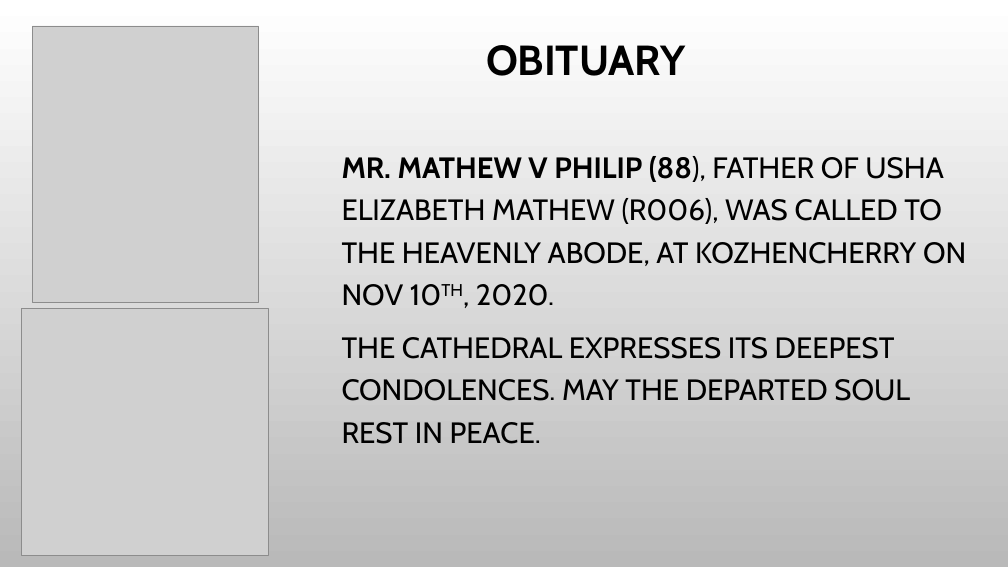
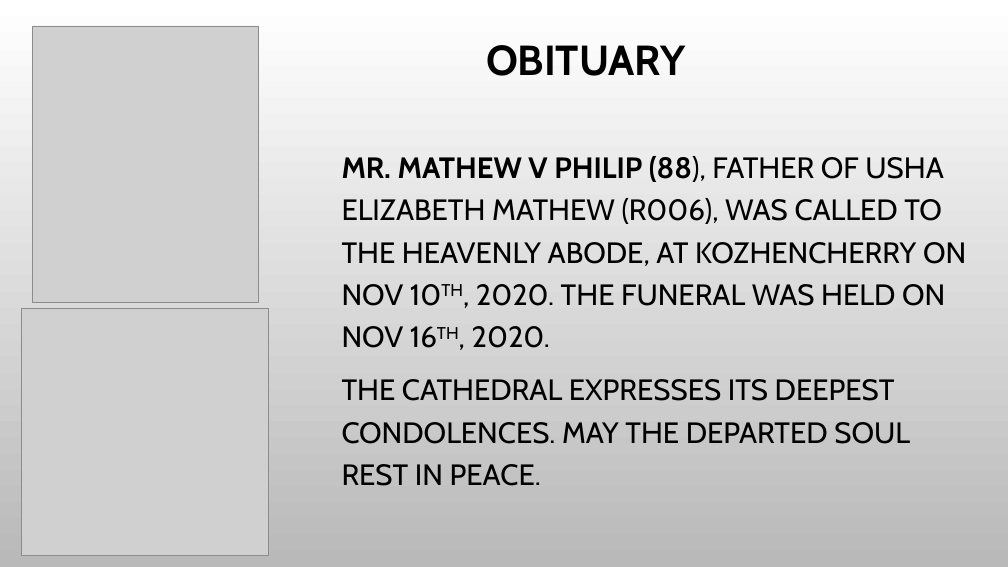
Before and after one commit to stoscsg/openlp-data, a slide deck: slide 2 of stosc_services/PPT/Obituary.pptx. Drawn at 1008x567 pixels with LibreOffice and Linux fonts; fonts in the diff are those of the drawing; grey boxes stand for pictures; background and template pictures are left out. Boxes give left, top, right and bottom in pixels: in the first picture for what was removed or moved away, otherwise in the second. Text is boxed around its words. In the diff, an @@ line names an element or a change of style, - is before the commit and + after.

Commit message:
Updates

```diff
--- a/stosc_services/PPT/Obituary.pptx
+++ b/stosc_services/PPT/Obituary.pptx
@@ text at <box>342,156,966,348</box>: text changed @@
-MR. MATHEW V PHILIP (88), FATHER OF USHA ELIZABETH MATHEW (R006), WAS CALLED TO THE HEAVENLY ABODE, AT KOZHENCHERRY ON NOV 10TH, 2020.
+MR. MATHEW V PHILIP (88), FATHER OF USHA ELIZABETH MATHEW (R006), WAS CALLED TO THE HEAVENLY ABODE, AT KOZHENCHERRY ON NOV 10TH, 2020. THE FUNERAL WAS HELD ON NOV 16TH, 2020.
```
